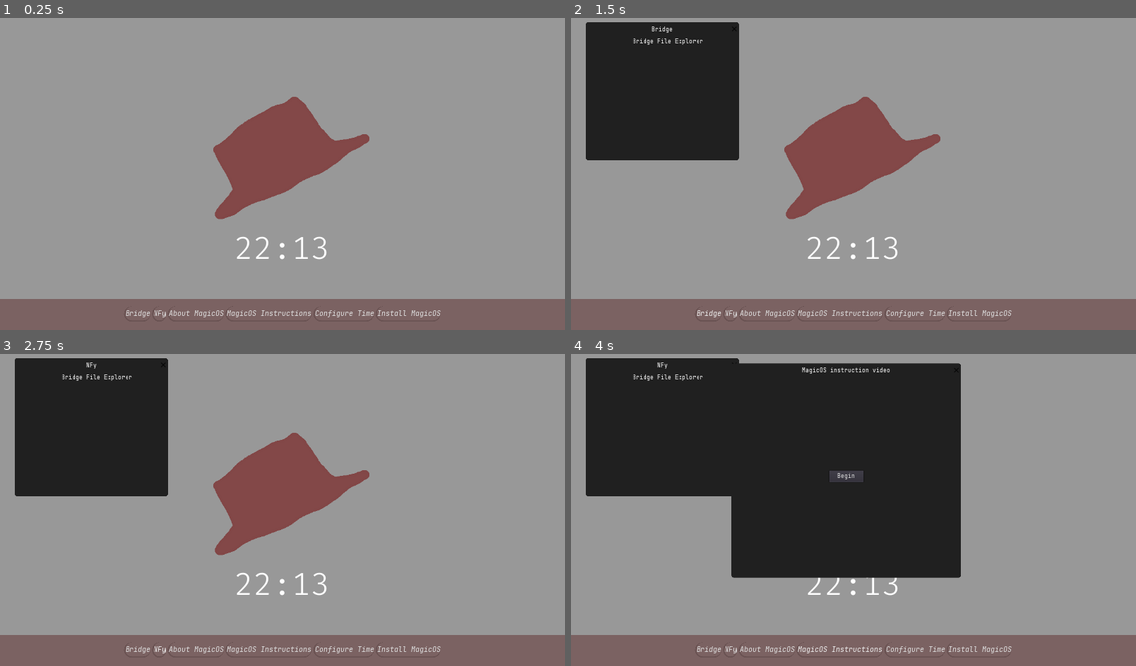
Above: before the commit, frames 1-4 (two rows, left to right).
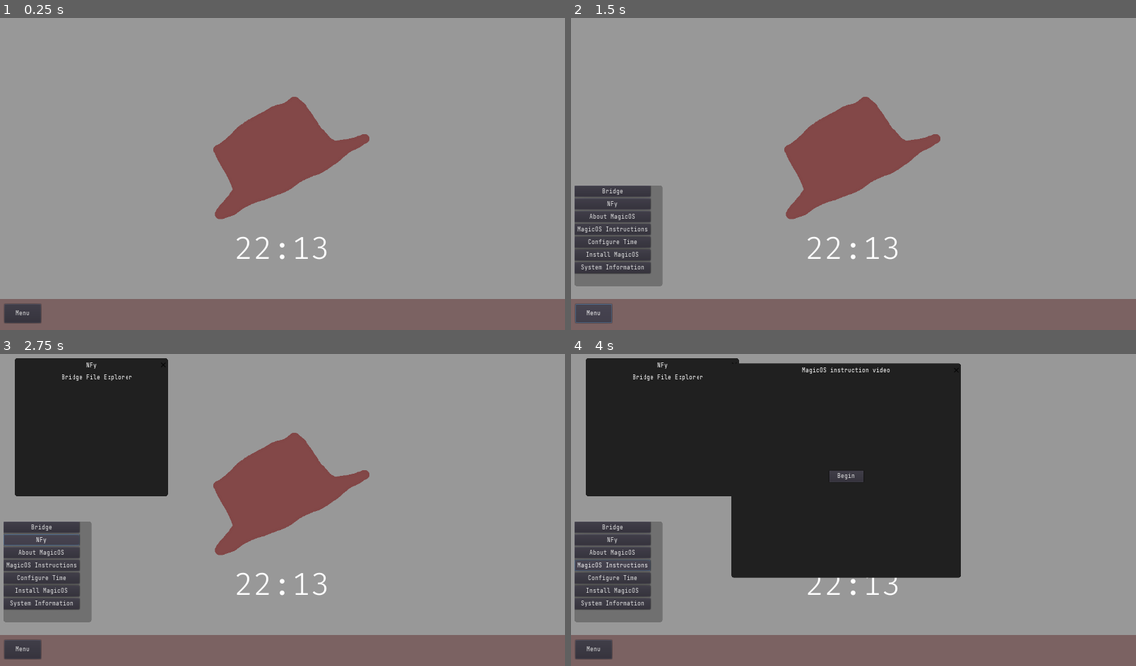
Above: after the commit, the same moments.

Repository: thekaigonzalez/MagicOS
Game: Godot game, scene res://system/docker/handler.tscn
Two runs of this game, one before a commit and one after it. Both use one fixed random seed, a clock stepped at 60 frames per second and the inputs below. Video files are missing from this copy of the repository; at most half a second of black plays in their place.
Inputs (mouse positions are in pixels of both pictures, inside the frame that each line leads up to):
- Up to frame 1 (0.25 s): no input
- Up to frame 2 (1.5 s): click (706, 314) at 0.5 s, where only the run before the commit has a clickable "Bridge"; click (593, 314) at 1.25 s, where only the run after the commit has a clickable "Menu"
- Up to frame 3 (2.75 s): click "NFy" at 2 s
- Up to frame 4 (4 s): click "About MagicOS" at 2.75 s; click "MagicOS Instructions" at 3.5 s

The runs differ from the first frame. In frame 1, 0.8% of the frame differs, in the area x 0-78%, y 91-98%; in frame 2, 18%, in the area x 0-78%, y 1-98%; in frame 3, 5.7%; in frame 4, 5.7%.

Commit message:
Add system info

Diff:
--- /dev/null
+++ b/apps/ModularSystemInformation.tscn
@@ -0,0 +1,33 @@
+[gd_scene load_steps=2 format=2]
+
+[ext_resource path="res://src/ModularInfo.gd" type="Script" id=1]
+
+[node name="WindowDialog" type="WindowDialog"]
+visible = true
+margin_left = 108.0
+margin_top = 84.0
+margin_right = 535.0
+margin_bottom = 440.0
+script = ExtResource( 1 )
+
+[node name="in" type="Label" parent="."]
+anchor_left = 0.5
+anchor_top = 0.5
+anchor_right = 0.5
+anchor_bottom = 0.5
+margin_left = -63.0
+margin_top = -155.0
+margin_right = 63.0
+margin_bottom = -141.0
+text = "System Information"
+
+[node name="Time" type="Label" parent="."]
+anchor_left = 0.5
+anchor_top = 0.5
+anchor_right = 0.5
+anchor_bottom = 0.5
+margin_left = -84.5
+margin_top = -119.0
+margin_right = 72.5
+margin_bottom = -101.0
+text = "T: t"
--- /dev/null
+++ b/src/ModularInfo.gd
@@ -0,0 +1,17 @@
+extends WindowDialog
+
+
+# Declare member variables here. Examples:
+# var a = 2
+# var b = "text"
+
+
+# Called when the node enters the scene tree for the first time.
+func _ready():
+	pass # Replace with function body.
+
+func _process(delta):
+	if (Env.timectl == "m"):
+		$Time.text = "Time Display: Military"
+	else:
+		$Time.text = "Time Display: Regular/Other"
--- a/src/system_handler.gd
+++ b/src/system_handler.gd
@@ -2,6 +2,7 @@
 
 func _ready():
 	print("Loading Time Daemon..")
+	$bar/SMenu.visible = false
 
 func _process(f):
 	var timeDict = OS.get_time();
@@ -20,3 +21,10 @@
 
 	hours = str(hour)
 	$background/TimeCtl.text = hours + ":" + mins
+
+
+func _on_StartMenu_pressed():
+	if $bar/SMenu.visible:
+		$bar/SMenu.visible = false
+	else:
+		$bar/SMenu.visible = true
--- /dev/null
+++ b/system/docker/bar.gd
@@ -0,0 +1,16 @@
+extends Panel
+
+
+# Declare member variables here. Examples:
+# var a = 2
+# var b = "text"
+
+
+# Called when the node enters the scene tree for the first time.
+func _ready():
+	pass # Replace with function body.
+
+
+# Called every frame. 'delta' is the elapsed time since the previous frame.
+#func _process(delta):
+#	pass
--- a/system/docker/handler.tscn
+++ b/system/docker/handler.tscn
@@ -6,9 +6,7 @@
 [ext_resource path="res://apps/AboutMagic.tscn" type="PackedScene" id=4]
 [ext_resource path="res://assets/HatMagic.png" type="Texture" id=5]
 [ext_resource path="res://system/g11/G11WT.tres" type="Theme" id=6]
-[ext_resource path="res://fonts/JetBrainsMono.tres" type="DynamicFont" id=7]
-[ext_resource path="res://assets/JetBrainsMono-Italic.ttf" type="DynamicFontData" id=8]
-[ext_resource path="res://system/g11/G11Bar.tres" type="StyleBox" id=9]
+[ext_resource path="res://apps/ModularSystemInformation.tscn" type="PackedScene" id=7]
 [ext_resource path="res://assets/FiraCode-VariableFont_wght.ttf" type="DynamicFontData" id=10]
 [ext_resource path="res://apps/Timectl.tscn" type="PackedScene" id=11]
 [ext_resource path="res://apps/Setup.tscn" type="PackedScene" id=12]
@@ -20,26 +18,15 @@
 size = 72
 font_data = ExtResource( 10 )
 
-[sub_resource type="DynamicFont" id=2]
-font_data = ExtResource( 8 )
-
-[sub_resource type="Theme" id=4]
-default_font = ExtResource( 7 )
-Button/colors/font_color = Color( 0.88, 0.88, 0.88, 1 )
-Button/colors/font_color_disabled = Color( 0.9, 0.9, 0.9, 0.2 )
-Button/colors/font_color_focus = Color( 0.94, 0.94, 0.94, 1 )
-Button/colors/font_color_hover = Color( 0.94, 0.94, 0.94, 1 )
-Button/colors/font_color_pressed = Color( 1, 1, 1, 1 )
-Button/constants/hseparation = 2
-Button/fonts/font = SubResource( 2 )
-Button/styles/disabled = ExtResource( 9 )
-Button/styles/focus = ExtResource( 9 )
-Button/styles/hover = ExtResource( 9 )
-Button/styles/normal = ExtResource( 9 )
-Button/styles/pressed = ExtResource( 9 )
-
 [sub_resource type="StyleBoxFlat" id=6]
 bg_color = Color( 0.486275, 0.388235, 0.388235, 1 )
+
+[sub_resource type="StyleBoxFlat" id=8]
+bg_color = Color( 0.443137, 0.443137, 0.443137, 1 )
+corner_radius_top_left = 5
+corner_radius_top_right = 5
+corner_radius_bottom_right = 5
+corner_radius_bottom_left = 5
 
 [node name="main" type="Control"]
 anchor_right = 1.0
@@ -73,57 +60,82 @@
 margin_top = 650.0
 margin_right = 1280.0
 margin_bottom = 720.0
-theme = SubResource( 4 )
 custom_styles/panel = SubResource( 6 )
 
-[node name="Bottom" type="HBoxContainer" parent="bar"]
-anchor_top = 0.22973
-anchor_right = 1.0
-anchor_bottom = 0.72973
-size_flags_stretch_ratio = 1.08
-alignment = 1
-__meta__ = {
-"_edit_use_anchors_": true
-}
+[node name="StartMenu" type="Button" parent="bar"]
+margin_left = 10.0
+margin_top = 11.0
+margin_right = 93.0
+margin_bottom = 54.0
+text = "Menu"
 
-[node name="files" parent="bar/Bottom" instance=ExtResource( 1 )]
-margin_left = 266.0
-margin_right = 329.0
-margin_bottom = 35.0
+[node name="SMenu" type="Panel" parent="bar"]
+margin_left = 8.0
+margin_top = -258.0
+margin_right = 207.0
+margin_bottom = -30.0
+custom_styles/panel = SubResource( 8 )
+
+[node name="ScrollContainer" type="ScrollContainer" parent="bar/SMenu"]
+anchor_left = 0.5
+anchor_top = 0.5
+anchor_right = 0.5
+anchor_bottom = 0.5
+margin_left = -99.5
+margin_top = -114.0
+margin_right = 99.5
+margin_bottom = 114.0
+
+[node name="AppContainer" type="VBoxContainer" parent="bar/SMenu/ScrollContainer"]
+margin_right = 172.0
+margin_bottom = 192.0
+
+[node name="files" parent="bar/SMenu/ScrollContainer/AppContainer" instance=ExtResource( 1 )]
+margin_right = 172.0
+margin_bottom = 24.0
 text = "Bridge"
 Link = ExtResource( 2 )
 
-[node name="nfy" parent="bar/Bottom" instance=ExtResource( 1 )]
-margin_left = 333.0
-margin_right = 366.0
-margin_bottom = 35.0
+[node name="nfy" parent="bar/SMenu/ScrollContainer/AppContainer" instance=ExtResource( 1 )]
+margin_top = 28.0
+margin_right = 172.0
+margin_bottom = 52.0
 text = "NFy"
 Link = ExtResource( 2 )
 
-[node name="about" parent="bar/Bottom" instance=ExtResource( 1 )]
-margin_left = 370.0
-margin_right = 503.0
-margin_bottom = 35.0
+[node name="about" parent="bar/SMenu/ScrollContainer/AppContainer" instance=ExtResource( 1 )]
+margin_top = 56.0
+margin_right = 172.0
+margin_bottom = 80.0
 text = "About MagicOS"
 Link = ExtResource( 4 )
 
-[node name="man" parent="bar/Bottom" instance=ExtResource( 1 )]
-margin_left = 507.0
-margin_right = 710.0
-margin_bottom = 35.0
+[node name="man" parent="bar/SMenu/ScrollContainer/AppContainer" instance=ExtResource( 1 )]
+margin_top = 84.0
+margin_right = 172.0
+margin_bottom = 108.0
 text = "MagicOS Instructions"
 Link = ExtResource( 13 )
 
-[node name="time" parent="bar/Bottom" instance=ExtResource( 1 )]
-margin_left = 714.0
-margin_right = 857.0
-margin_bottom = 35.0
+[node name="time" parent="bar/SMenu/ScrollContainer/AppContainer" instance=ExtResource( 1 )]
+margin_top = 112.0
+margin_right = 172.0
+margin_bottom = 136.0
 text = "Configure Time"
 Link = ExtResource( 11 )
 
-[node name="conf" parent="bar/Bottom" instance=ExtResource( 1 )]
-margin_left = 861.0
-margin_right = 1014.0
-margin_bottom = 35.0
+[node name="conf" parent="bar/SMenu/ScrollContainer/AppContainer" instance=ExtResource( 1 )]
+margin_top = 140.0
+margin_right = 172.0
+margin_bottom = 164.0
 text = "Install MagicOS"
 Link = ExtResource( 12 )
+
+[node name="sysinfo" parent="bar/SMenu/ScrollContainer/AppContainer" instance=ExtResource( 1 )]
+margin_top = 168.0
+margin_right = 172.0
+margin_bottom = 192.0
+text = "System Information"
+Link = ExtResource( 7 )
+
+[connection signal="pressed" from="bar/StartMenu" to="." method="_on_StartMenu_pressed"]
Not shown: 1 places in system/docker/handler.tscn that only renumber resources
